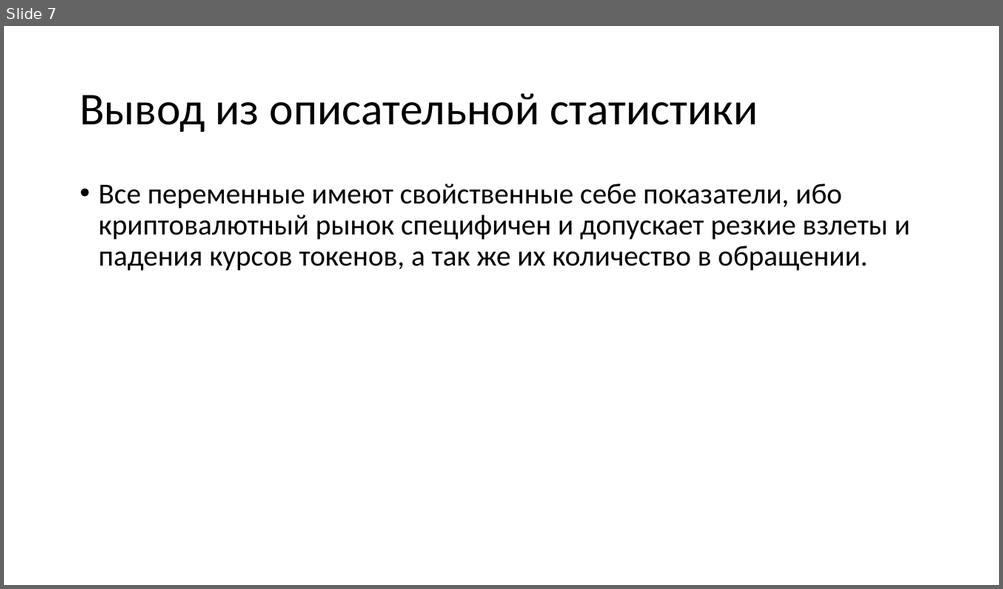
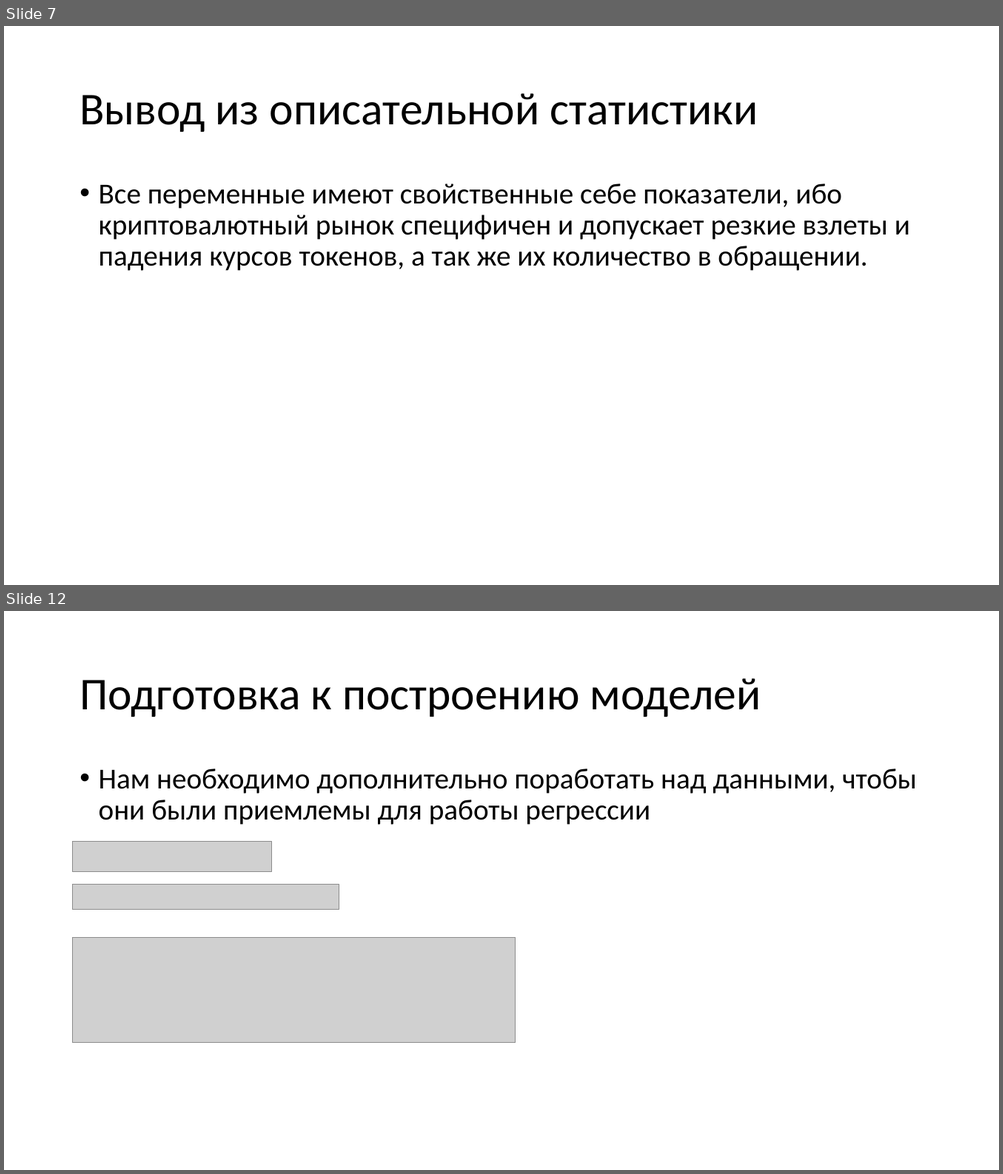
Before and after one commit to egorserdyuk/ASU-Datascience, a slide deck: Crypto/Анализ данных.pptx. Shown one above the other, each under a label of ours: slide 7 before the commit, slides 7 and 12 after it; the slides between them are not shown. The pictures are 1003x589 and 1003x1174 pixels, drawn with LibreOffice and Linux fonts; fonts in the diff are those of the drawing; grey boxes stand for pictures. Boxes give left, top, right and bottom in pixels: in the first picture for what was removed or moved away, otherwise in the second. Text is boxed around its words. In the diff, an @@ line names an element or a change of style, - is before the commit and + after.

```diff
--- a/Crypto/Анализ данных.pptx
+++ b/Crypto/Анализ данных.pptx
@@ slide 12 added at [4,611,999,1170], background #FFFFFF @@
@@ title added at [79,678,760,717], 44 pt, text #000000 @@
+Подготовка к построению моделей
@@ text added at [99,769,916,825], 28 pt, text #000000 @@
+• Нам необходимо дополнительно поработать над данными, чтобы они были приемлемы для работы регрессии
@@ picture added at [73,842,272,872] @@
@@ picture added at [73,885,339,909] @@
@@ picture added at [73,938,516,1044] @@
```
Also in this commit, not shown: 2 slides changed, 14 other slides added, 2 slides removed.
